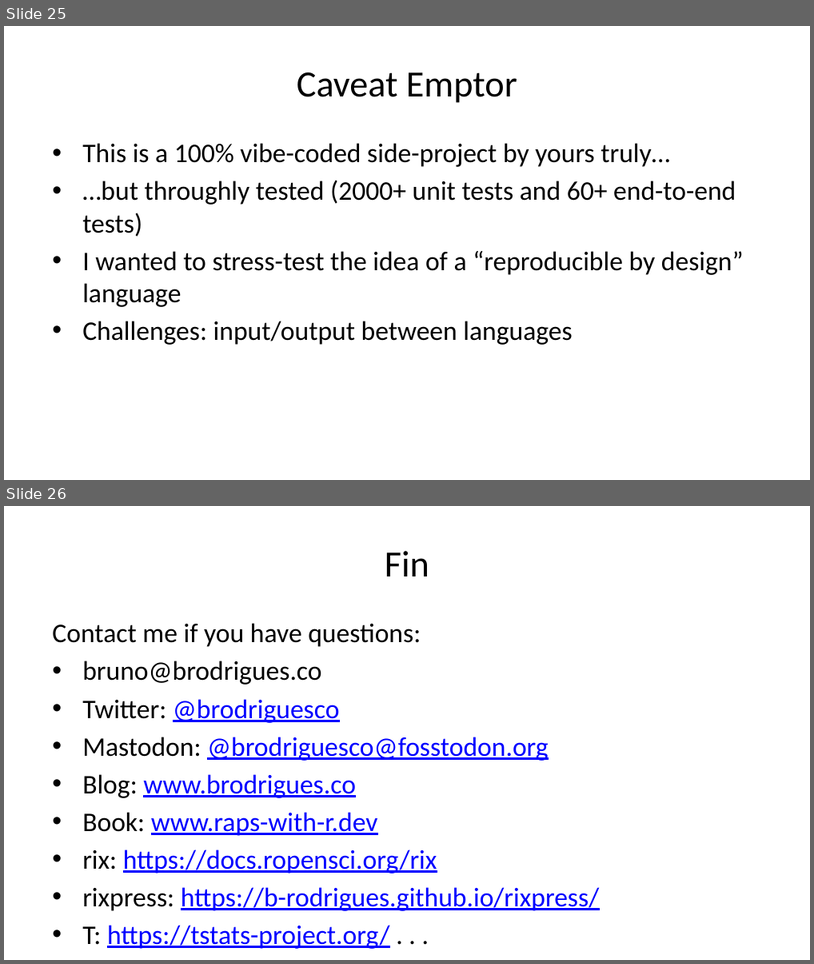
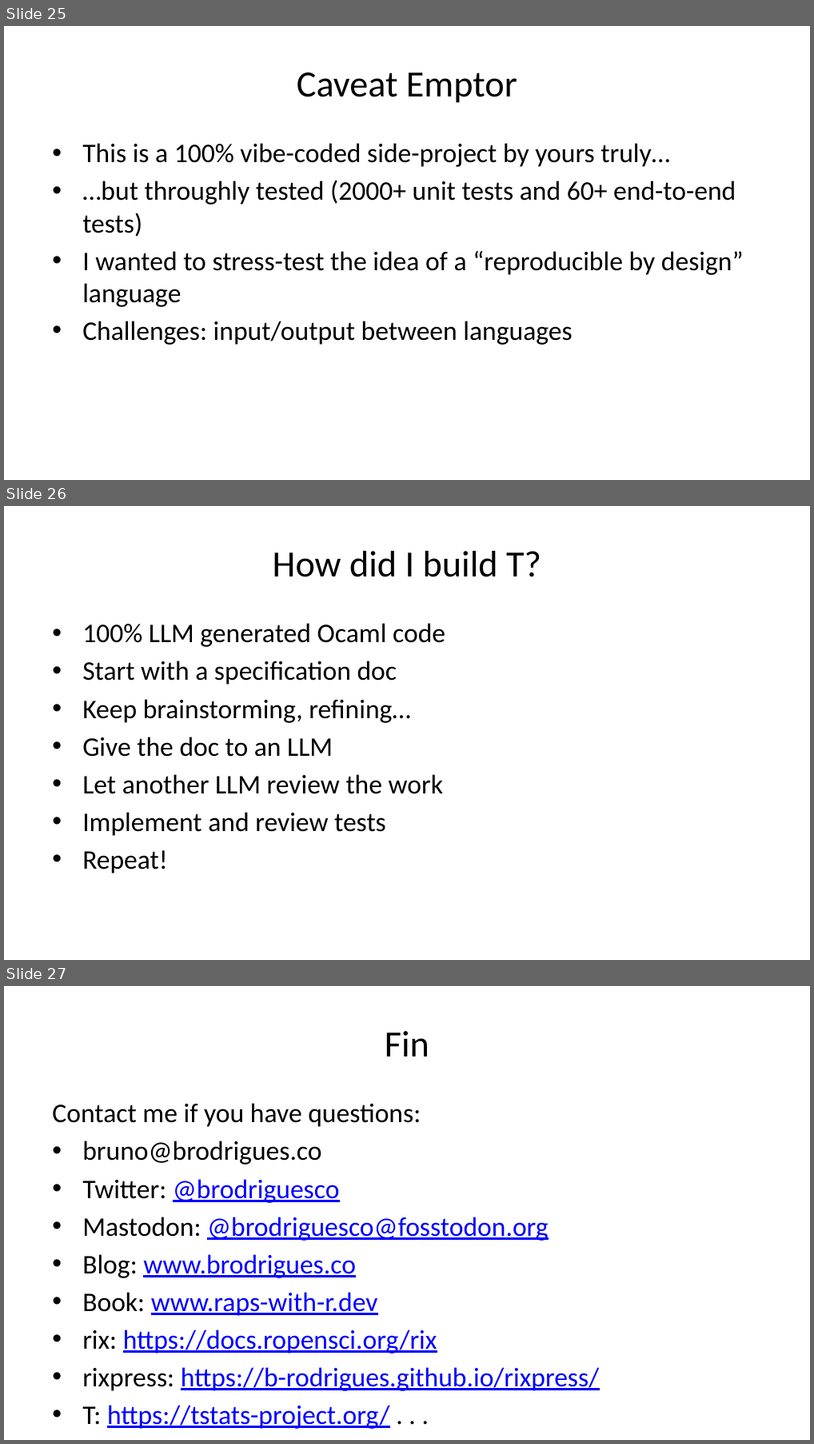
Before and after one commit to b-rodrigues/repro_r_pharma, a slide deck: docs/index.pptx. Shown one above the other, each under a label of ours: slides 25 and 26 before the commit, slides 25, 26 and 27 after it. The pictures are 814x964 and 814x1444 pixels, drawn with LibreOffice and Linux fonts; fonts in the diff are those of the drawing. Boxes give left, top, right and bottom in pixels: in the first picture for what was removed or moved away, otherwise in the second. Text is boxed around its words. In the diff, an @@ line names an element or a change of style, - is before the commit and + after.

```diff
--- a/docs/index.pptx
+++ b/docs/index.pptx
@@ slide 26 added at [4, 506, 810, 960], background #FFFFFF @@
@@ title added at [273, 551, 542, 577], 33 pt, text #000000 @@
+How did I build T?
@@ text added at [82, 623, 446, 873], 24 pt, text #000000 @@
+• 100% LLM generated Ocaml code
+• Start with a specification doc
+• Keep brainstorming, refining…
+• Give the doc to an LLM
+• Let another LLM review the work
+• Implement and review tests
+• Repeat!
@@ what was slide 26 is now slide 27 @@
```
Also in this commit, not shown: 1 slide changed, 12 other files.
